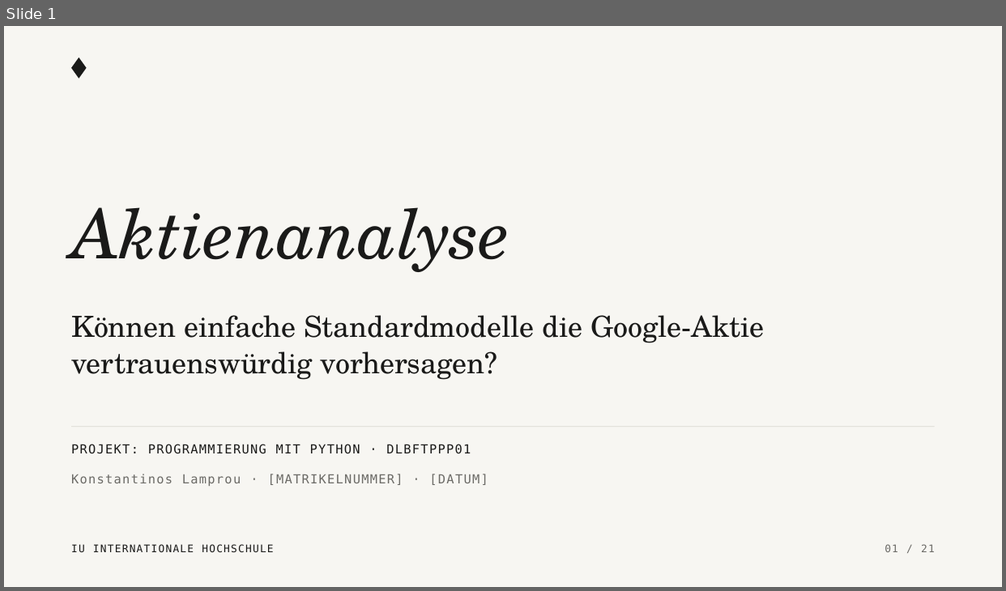
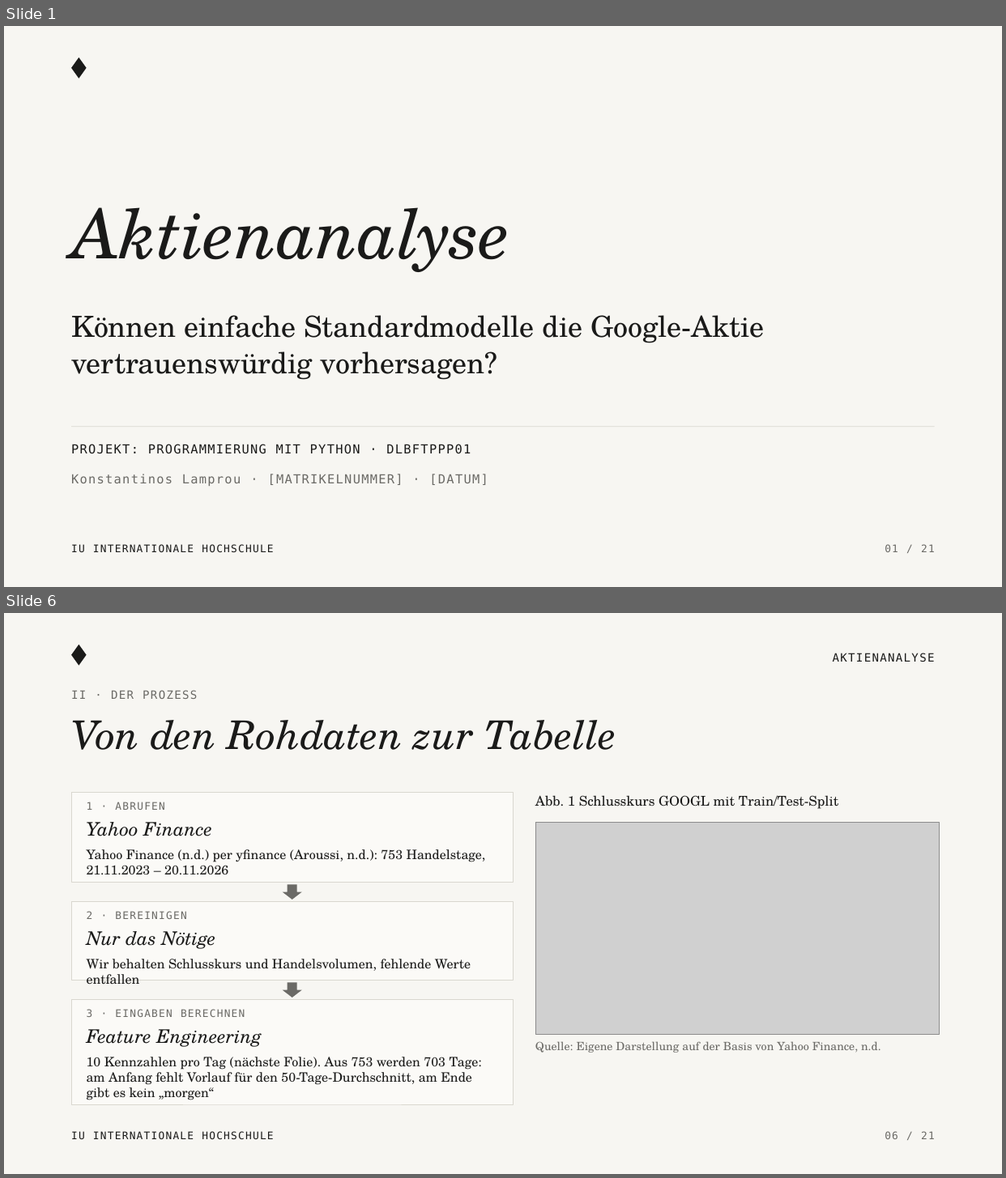
Before and after one commit to KonstantinosLamprou/stockanalysis, a slide deck: presentation/Aktienanalyse_Praesentation.pptx. Shown one above the other, each under a label of ours: slide 1 before the commit, slides 1 and 6 after it; the slides between them are not shown. The pictures are 1006x591 and 1006x1178 pixels, drawn with LibreOffice and Linux fonts; fonts in the diff are those of the drawing; grey boxes stand for pictures. Boxes give left, top, right and bottom in pixels: in the first picture for what was removed or moved away, otherwise in the second. Text is boxed around its words. In the diff, an @@ line names an element or a change of style, - is before the commit and + after.

```diff
--- a/presentation/Aktienanalyse_Praesentation.pptx
+++ b/presentation/Aktienanalyse_Praesentation.pptx
@@ slide 6 added at (4, 613, 1002, 1174), background #F7F6F2 @@
@@ diamond added at (71, 645, 87, 666), fill #1A1A19 @@
@@ text added at (833, 653, 935, 662), 11 pt, text #1A1A19 @@
+AKTIENANALYSE
@@ text added at (71, 690, 197, 699), 11 pt, text #6B6A66 @@
+II · DER PROZESS
@@ text added at (71, 720, 616, 750), 38 pt, text #1A1A19, italic @@
+Von den Rohdaten zur Tabelle
@@ rectangle added at (71, 793, 513, 883), fill #FBFAF7, outline #D9D7CF 0.75 pt @@
@@ text added at (87, 802, 164, 810), 10 pt, text #6B6A66 @@
+1 · ABRUFEN
@@ text added at (535, 795, 839, 809), 13 pt, text #1A1A19 @@
+Abb. 1 Schlusskurs GOOGL mit Train/Test-Split
@@ text added at (87, 822, 212, 837), 18 pt, text #1A1A19, italic @@
+Yahoo Finance
@@ picture added at (535, 823, 940, 1034) @@
@@ text added at (87, 850, 486, 875), 12.5 pt, text #1A1A19 @@
+Yahoo Finance (n.d.) per yfinance (Aroussi, n.d.): 753 Handelstage, 21.11.2023 – 20.11.2026
@@ rectangle added at (71, 902, 513, 981), fill #FBFAF7, outline #D9D7CF 0.75 pt @@
@@ down arrow added at (283, 884, 302, 900), fill #6B6A66 @@
@@ text added at (87, 911, 186, 919), 10 pt, text #6B6A66 @@
+2 · BEREINIGEN
@@ text added at (87, 931, 215, 949), 18 pt, text #1A1A19, italic @@
+Nur das Nötige
@@ text added at (87, 959, 471, 985), 12.5 pt, text #1A1A19 @@
+Wir behalten Schlusskurs und Handelsvolumen, fehlende Werte entfallen
@@ rectangle added at (71, 1000, 513, 1105), fill #FBFAF7, outline #D9D7CF 0.75 pt @@
@@ down arrow added at (283, 983, 302, 998), fill #6B6A66 @@
@@ text added at (87, 1009, 245, 1017), 10 pt, text #6B6A66 @@
+3 · EINGABEN BERECHNEN
@@ text added at (87, 1029, 262, 1047), 18 pt, text #1A1A19, italic @@
+Feature Engineering
@@ text added at (535, 1041, 881, 1053), 11 pt, text #6B6A66 @@
+Quelle: Eigene Darstellung auf der Basis von Yahoo Finance, n.d.
@@ text added at (87, 1057, 482, 1101), 12.5 pt, text #1A1A19 @@
+10 Kennzahlen pro Tag (nächste Folie). Aus 753 werden 703 Tage: am Anfang fehlt Vorlauf für den 50-Tage-Durchschnitt, am Ende gibt es kein „morgen“
@@ text added at (71, 1131, 273, 1139), 10 pt, text #1A1A19 @@
+IU INTERNATIONALE HOCHSCHULE
@@ text added at (884, 1131, 935, 1139), 10 pt, text #6B6A66 @@
+06 / 21
```
Also in this commit, not shown: 13 slides changed, 1 other slide added, 2 slides removed, 3 other files.
